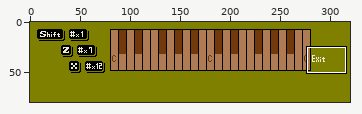
File history of a sprite sheet, 2kki/en/Picture/kura_Piano_Base01.png. Above: a wide view before the commit, with the close-up outlined.
Close-up. The starting point:
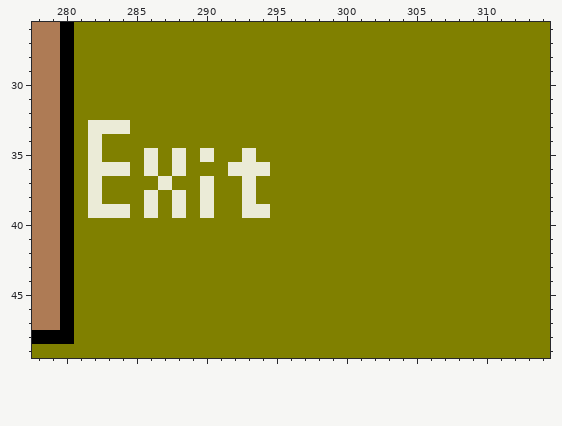
The file is 320x80 pixels. Shown: x 278..314, y 26..49.
After:
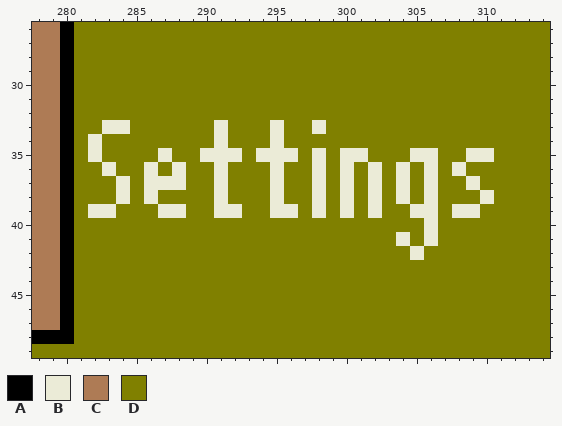
Palette (. is transparent): A #000000  B #ebebd7  C #ae7b55  D #808000
The exact change:
{"y":33,"x":282,"old":"B","new":"D"}
{"y":33,"x":291,"old":"D","new":"B"}
{"y":33,"x":295,"old":"D","new":"B"}
{"y":33,"x":298,"old":"D","new":"B"}
{"y":34,"x":291,"old":"D","new":"B"}
{"y":34,"x":295,"old":"D","new":"B"}
{"y":35,"x":286,"old":"BDB","new":"DBD"}
{"y":35,"x":291,"old":"DDBDDD","new":"BBDBBB"}
{"y":35,"x":298,"old":"D","new":"B"}
{"y":35,"x":300,"old":"DD","new":"BB"}
{"y":35,"x":305,"old":"DD","new":"BB"}
{"y":35,"x":309,"old":"DD","new":"BB"}
{"y":36,"x":282,"old":"B","new":"D"}
{"y":36,"x":284,"old":"B","new":"D"}
{"y":36,"x":291,"old":"DBBBD","new":"BDDDB"}
{"y":36,"x":298,"old":"D","new":"B"}
{"y":36,"x":300,"old":"D","new":"B"}
{"y":36,"x":302,"old":"D","new":"B"}
{"y":36,"x":304,"old":"D","new":"B"}
{"y":36,"x":306,"old":"D","new":"B"}
{"y":36,"x":308,"old":"D","new":"B"}
{"y":37,"x":282,"old":"B","new":"D"}
{"y":37,"x":284,"old":"D","new":"B"}
{"y":37,"x":286,"old":"D","new":"B"}
{"y":37,"x":288,"old":"D","new":"B"}
{"y":37,"x":290,"old":"BD","new":"DB"}
{"y":37,"x":293,"old":"B","new":"D"}
{"y":37,"x":295,"old":"D","new":"B"}
{"y":37,"x":298,"old":"D","new":"B"}
{"y":37,"x":300,"old":"D","new":"B"}
{"y":37,"x":302,"old":"D","new":"B"}
{"y":37,"x":304,"old":"D","new":"B"}
{"y":37,"x":306,"old":"D","new":"B"}
{"y":37,"x":309,"old":"D","new":"B"}
{"y":38,"x":282,"old":"B","new":"D"}
{"y":38,"x":284,"old":"D","new":"B"}
{"y":38,"x":288,"old":"B","new":"D"}
{"y":38,"x":290,"old":"BD","new":"DB"}
{"y":38,"x":293,"old":"B","new":"D"}
{"y":38,"x":295,"old":"D","new":"B"}
{"y":38,"x":298,"old":"D","new":"B"}
{"y":38,"x":300,"old":"D","new":"B"}
{"y":38,"x":302,"old":"D","new":"B"}
{"y":38,"x":304,"old":"D","new":"B"}
{"y":38,"x":306,"old":"D","new":"B"}
{"y":38,"x":310,"old":"D","new":"B"}
{"y":39,"x":284,"old":"B","new":"D"}
{"y":39,"x":286,"old":"BD","new":"DB"}
{"y":39,"x":290,"old":"BDDBBDD","new":"DBBDDBB"}
{"y":39,"x":298,"old":"D","new":"B"}
{"y":39,"x":300,"old":"D","new":"B"}
{"y":39,"x":302,"old":"D","new":"B"}
{"y":39,"x":305,"old":"DD","new":"BB"}
{"y":39,"x":308,"old":"DD","new":"BB"}
{"y":40,"x":306,"old":"D","new":"B"}
{"y":41,"x":304,"old":"D","new":"B"}
{"y":41,"x":306,"old":"D","new":"B"}
{"y":42,"x":305,"old":"D","new":"B"}
{"label":"changed","picture_box":[88,120,494,260]}
